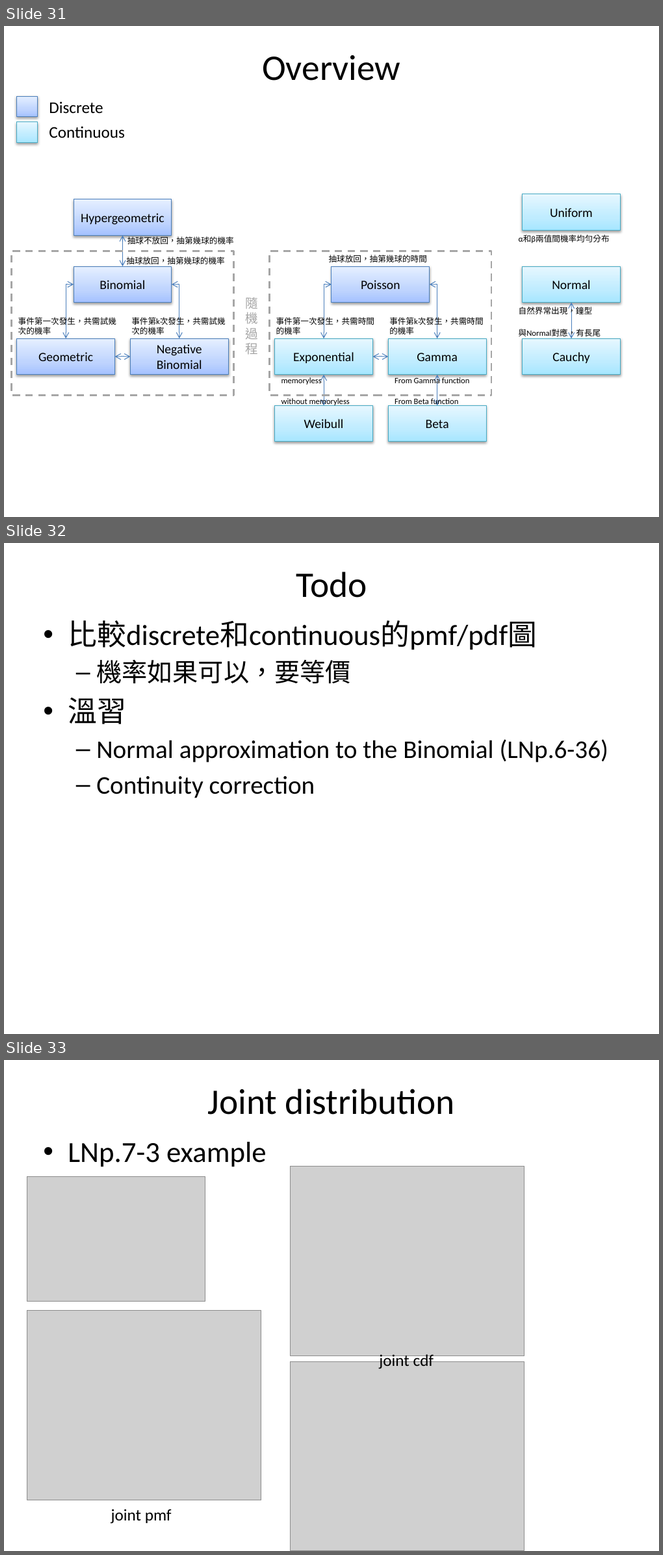
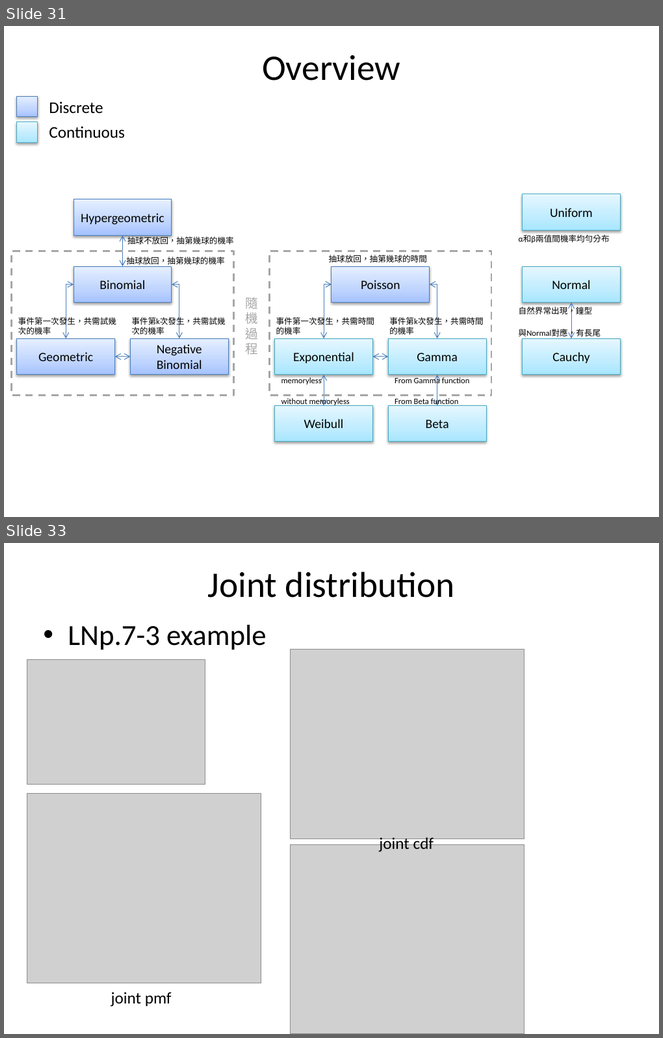
Before and after one commit to fuchingy/data_science, a slide deck: probability/doc/random_variable_distribution.pptx. Shown one above the other, each under a label of ours: slides 31, 32 and 33 before the commit, slides 31 and 33 after it; the slides between them are not shown. The pictures are 663x1555 and 663x1038 pixels, drawn with LibreOffice and Linux fonts; fonts in the diff are those of the drawing; grey boxes stand for pictures. Boxes give left, top, right and bottom in pixels: in the first picture for what was removed or moved away, otherwise in the second. Text is boxed around its words. In the diff, an @@ line names an element or a change of style, - is before the commit and + after.

```diff
--- a/probability/doc/random_variable_distribution.pptx
+++ b/probability/doc/random_variable_distribution.pptx
@@ slide 32 removed at (4, 543, 659, 1034), background #FFFFFF @@
@@ title removed at (296, 572, 367, 598) @@
-Todo
@@ text removed at (68, 620, 608, 798) @@
-• 比較discrete和continuous的pmf/pdf圖
-  – 機率如果可以，要等價
-• 溫習
-  – Normal approximation to the Binomial (LNp.6-36)
-  – Continuity correction
```
Also in this commit, not shown: 9 slides changed, 2 slides added, 1 other file.
